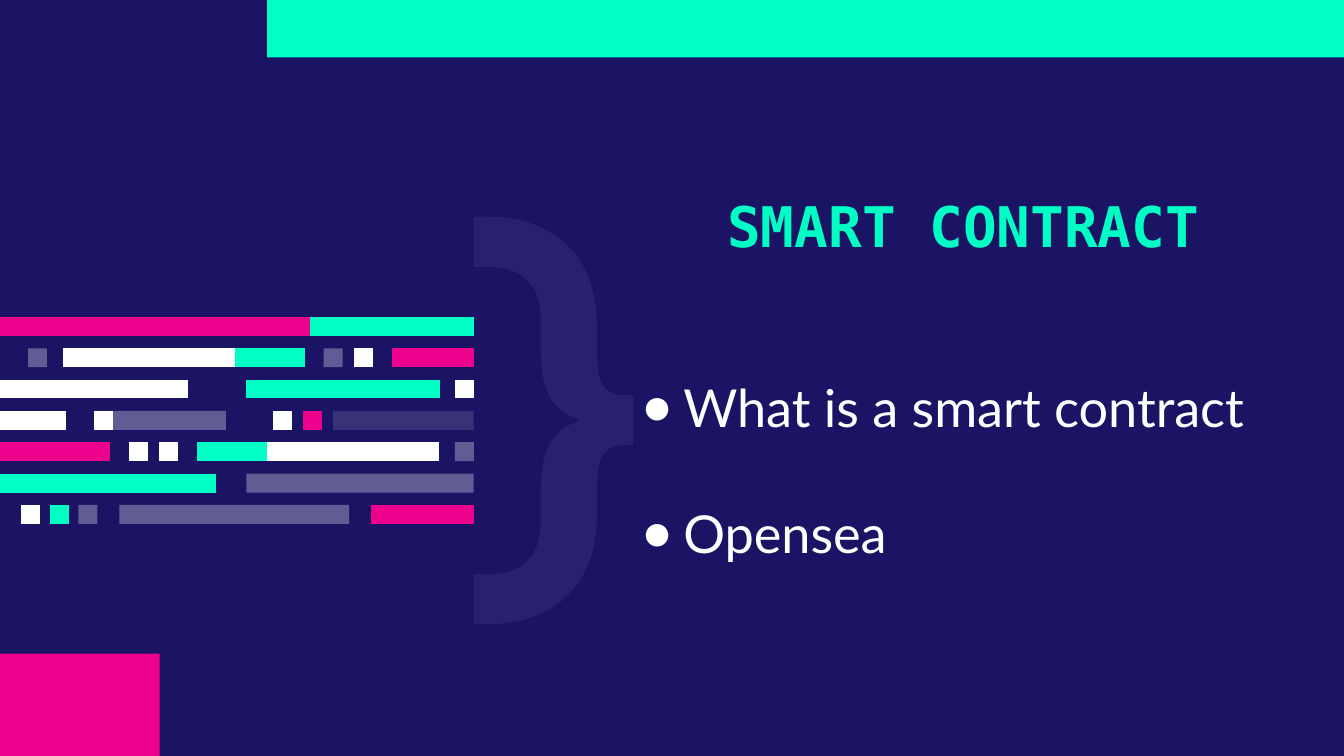
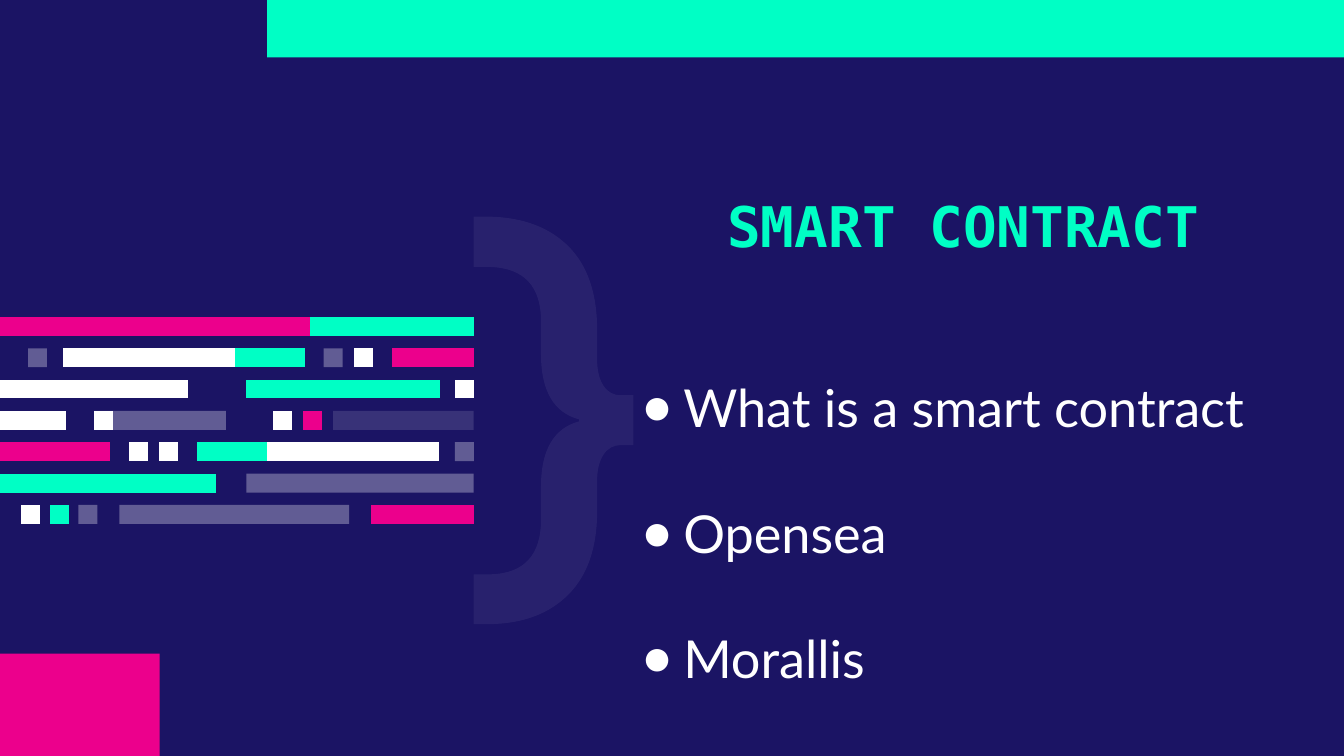
Before and after one commit to MarielMesi/Cosmos, a slide deck: slide 9 of Cosmos.pptx. Drawn at 1344x756 pixels with LibreOffice and Linux fonts; fonts in the diff are those of the drawing. Boxes give left, top, right and bottom in pixels: in the first picture for what was removed or moved away, otherwise in the second. Text is boxed around its words. In the diff, an @@ line names an element or a change of style, - is before the commit and + after.

```diff
--- a/Cosmos.pptx
+++ b/Cosmos.pptx
@@ text at [683, 639, 865, 679]: paragraph added @@
+● Morallis
```
Also in this commit, not shown: 3 other slides changed.
